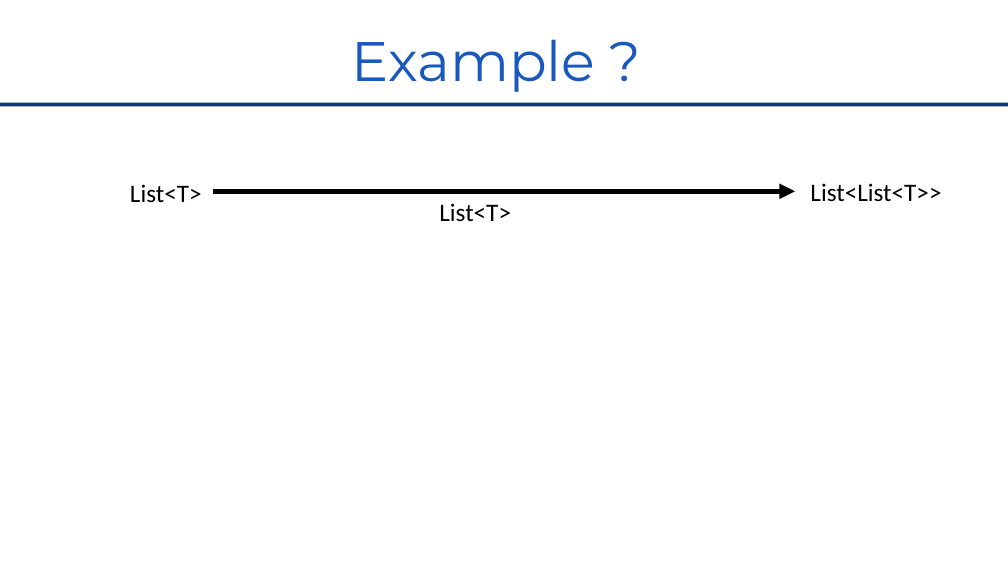
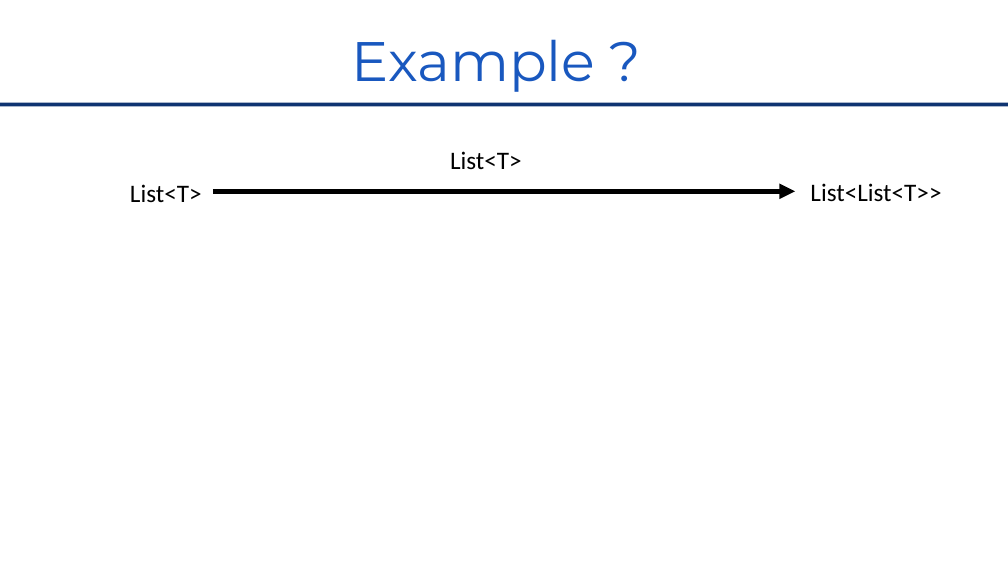
Before and after one commit to RomainTrm/CategoryTheoryYouAlreadyKnowIt, a slide deck: slide 36 of CategoryTheoryUniveristy_Devoxx_FR_2022.pptx (slide 29 before the commit). Drawn at 1008x567 pixels with LibreOffice and Linux fonts; fonts in the diff are those of the drawing; background and template pictures are left out. Boxes give left, top, right and bottom in pixels: in the first picture for what was removed or moved away, otherwise in the second. Text is boxed around its words. In the diff, an @@ line names an element or a change of style, - is before the commit and + after.

```diff
--- a/CategoryTheoryUniveristy_Devoxx_FR_2022.pptx
+++ b/CategoryTheoryUniveristy_Devoxx_FR_2022.pptx
@@ text "List<T>": place and size @@
-text "List<T>" at box(439, 203, 511, 222)
+text "List<T>" at box(450, 151, 522, 169)
```
Also in this commit, not shown: 10 other slides changed, 5 slides added.
